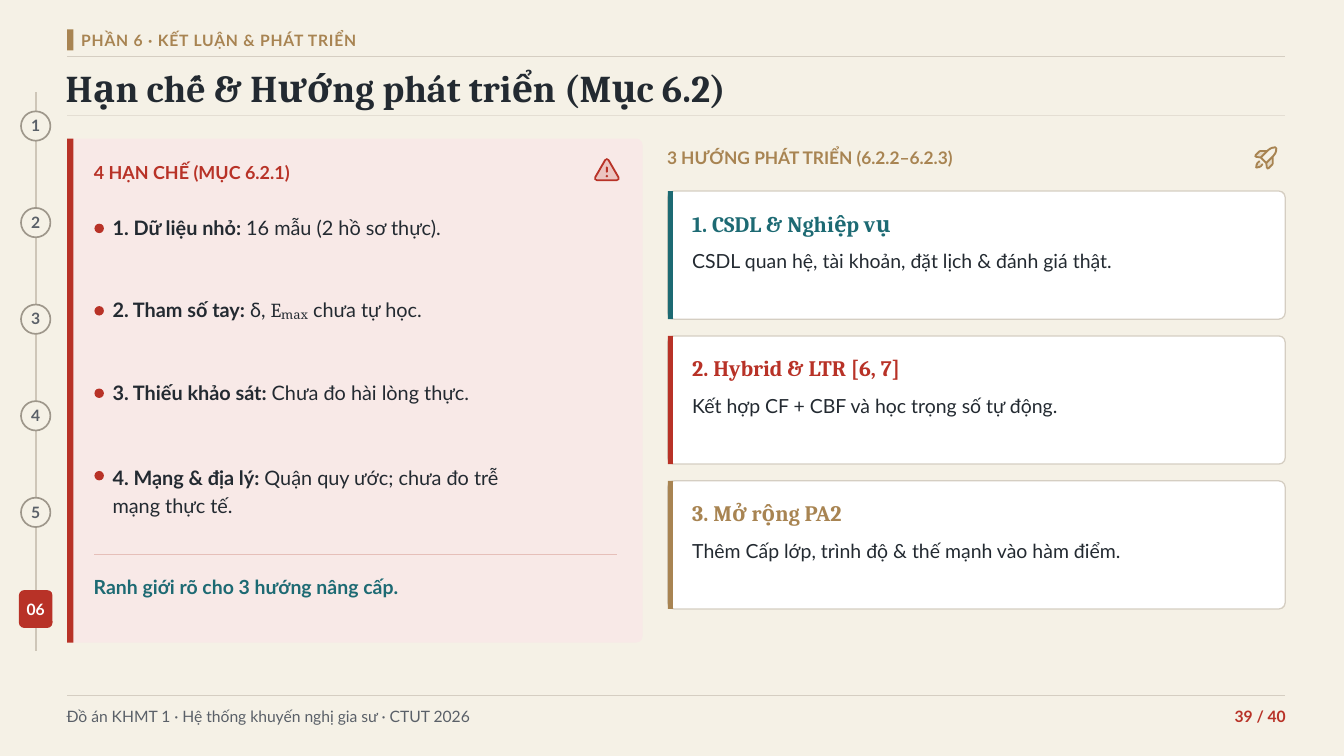
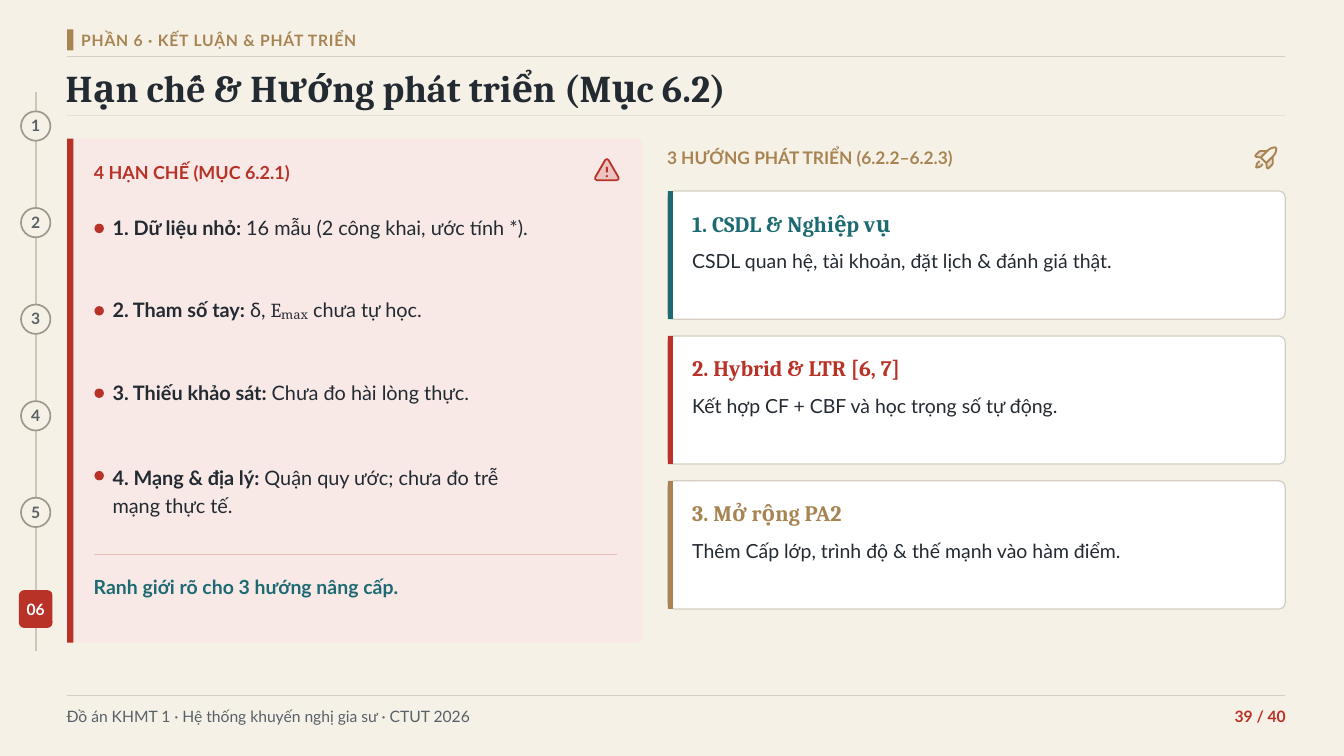
Before and after one commit to tnduckhmt2411011-design/tutor-recommender, a slide deck: slide 39 of docs/thesis/slides/SLIDE_BAO_VE_DO_AN_KHMT1.pptx. Drawn at 1344x756 pixels with LibreOffice and Linux fonts; fonts in the diff are those of the drawing. Boxes give left, top, right and bottom in pixels: in the first picture for what was removed or moved away, otherwise in the second. Text is boxed around its words. In the diff, an @@ line names an element or a change of style, - is before the commit and + after.

```diff
--- a/docs/thesis/slides/SLIDE_BAO_VE_DO_AN_KHMT1.pptx
+++ b/docs/thesis/slides/SLIDE_BAO_VE_DO_AN_KHMT1.pptx
@@ text at (113,218,504,239): text changed @@
-1. Dữ liệu nhỏ: 16 mẫu (2 hồ sơ thực).
+1. Dữ liệu nhỏ: 16 mẫu (2 công khai, ước tính *).
```
Also in this commit, not shown: 6 other slides changed, 24 other files.
